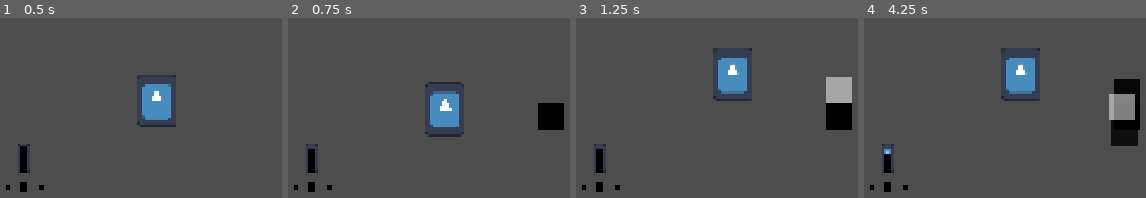
Above: before the commit, frames 1-4 (left to right).
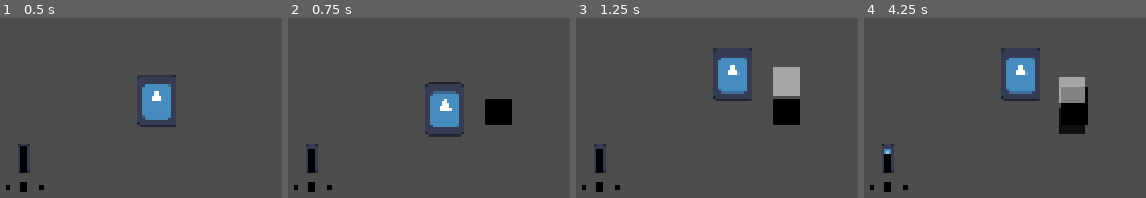
Above: after the commit, the same moments.

Repository: YhagoTomasini/Exlabers_Felpojam_026
Game: Godot game, scene res://Cenas/sala_de_testes.tscn
Same seed, same stepped clock (60 frames per second), same inputs: the game is played once before the commit and once after it. Before the commit the project has no main scene; this scene is started directly in both runs. The engine's default icon, where the game draws it, is replaced by a stand-in: a white triangle on a blue panel in a dark square.
Inputs (mouse positions are in pixels of both pictures, inside the frame that each line leads up to):
- Up to frame 1 (0.5 s): no input
- Up to frame 2 (0.75 s): move the mouse to (outside the picture) at 0.52 s; hold E (UI_move_right) from 0.53 s (still down); hold Right mouse button (clickRight) from 0.53 s (still down); click (outside the picture) at 0.6 s
- Up to frame 3 (1.25 s): keep holding E (UI_move_right); keep holding Right mouse button (clickRight); tap Up (ui_up) at 0.77 s
- Up to frame 4 (4.25 s): move the mouse to (1100, 178) at 1.27 s; release Right mouse button (clickRight) at 1.28 s; right-click (1100, 178) at 1.35 s; tap Up (ui_up) at 1.52, 3.02, 3.77 s; click (1100, 178) at 1.55 s; tap Enter at 2 s; move the mouse to (outside the picture) at 2.02 s; release E (UI_move_right) at 2.03 s; hold Q (UI_move_left) 2.03-2.78 s; hold Right mouse button (clickRight) 2.03-2.78 s; click (outside the picture) at 2.1 s; tap Space at 2.75 s; move the mouse to (outside the picture) at 2.77 s; hold E (UI_move_right) from 2.78 s (still down); right-click (outside the picture) at 2.85 s; click (outside the picture) at 3.05 s; move the mouse to (outside the picture) at 3.52 s; hold Right mouse button (clickRight) from 3.53 s (still down); click (outside the picture) at 3.6 s

Frame 1 is identical in both runs. In frame 2, 2.8% of the frame differs, in the area x 69-98%, y 45-63%; in frame 3, 5.6%; in frame 4, 6.9%, in the area x 69-98%, y 32-72%.

Commit message:
adaptação controle

Diff:
--- a/felpojams-dos-exlabers/Codigos/carimbo.gd
+++ b/felpojams-dos-exlabers/Codigos/carimbo.gd
@@ -16,25 +16,26 @@
 #marca hipotetica
 @onready var marcaHipoteticaCena = preload("res://Prefabs/marcaHipotetica.tscn")
 var marcaHipotetica
-var rangeMH = 256
+@export var rangeMH : int = 128
 
 func _ready() -> void:
 	pass
 
 func _process(delta: float) -> void:
-	#Vou mudar esse código:
-	#Enquanto estiver segurando o "clickRight"
-	#intantiate "marcaHipotetica" a X pixels do player na direção da posição local do mouse
-	#Se apertar "clickLeft" instancia a "marca" na posição em que estava a "marcaHipotetica"
-	#something like:
-
 	if Input.is_action_pressed("clickRight"):
 		if marcaHipotetica == null:
 			marcaHipotetica = marcaHipoteticaCena.instantiate()
 			add_child(marcaHipotetica)
 
-		var direção = (get_local_mouse_position() - player.position).normalized()
-		marcaHipotetica.position = player.position + direção * rangeMH
+		var joyStick_direcao = Input.get_vector("JoyStick_esquerda", "JoyStick_Direita", "JoyStick_Cima", "JoyStick_Baixo")
+		var direcao = Vector2.ZERO
+
+		if joyStick_direcao.length() > 0.2:
+			direcao = joyStick_direcao.normalized()
+		else:
+			direcao = (get_local_mouse_position() - player.position).normalized()
+
+		marcaHipotetica.position = player.position + direcao * rangeMH
 
 	else:
 		if marcaHipotetica != null:
@@ -46,7 +47,7 @@
 		if uiTntas != null:
 			uiTntas.atualizar_barra()
 
-		#instaancia a marca dependendo da com atual, uma global que é alterada pelo codigo ui_tintas
+		#instancia a marca dependendo da com atual, uma global que é alterada pelo codigo ui_tintas
 		var marcaInstanciada
 
 		if Globals.corAtual == 0:
--- a/felpojams-dos-exlabers/project.godot
+++ b/felpojams-dos-exlabers/project.godot
@@ -11,6 +11,7 @@
 [application]
 
 config/name="Felpojams_dos_Exlabers"
+run/main_scene="uid://cyjl8yk6bbiou"
 config/features=PackedStringArray("4.5", "GL Compatibility")
 config/icon="res://icon.svg"
 
@@ -51,14 +52,15 @@
 "deadzone": 0.5,
 "events": [Object(InputEventKey,"resource_local_to_scene":false,"resource_name":"","device":0,"window_id":0,"alt_presse …(194 unchanged characters)…
 , Object(InputEventJoypadButton,"resource_local_to_scene":false,"resource_name":"","device":0,"button_index":11,"pressure":0.0,"pressed":false,"script":null)
-, Object(InputEventJoypadMotion,"resource_local_to_scene":false,"resource_name":"","device":0,"axis":1,"axis_value":-1.0,"script":null)
 , Object(InputEventKey,"resource_local_to_scene":false,"resource_name":"","device":-1,"window_id":0,"alt_pressed":false …(183 unchanged characters)…
 , Object(InputEventKey,"resource_local_to_scene":false,"resource_name":"","device":-1,"window_id":0,"alt_pressed":false …(182 unchanged characters)…
+, Object(InputEventJoypadButton,"resource_local_to_scene":false,"resource_name":"","device":-1,"button_index":0,"pressure":0.0,"pressed":false,"script":null)
 ]
 }
 clickLeft={
 "deadzone": 0.2,
 "events": [Object(InputEventMouseButton,"resource_local_to_scene":false,"resource_name":"","device":-1,"window_id":0,"a …(253 unchanged characters)…
+, Object(InputEventJoypadMotion,"resource_local_to_scene":false,"resource_name":"","device":-1,"axis":4,"axis_value":1.0,"script":null)
 ]
 }
 UI_move_right={
@@ -76,6 +78,27 @@
 clickRight={
 "deadzone": 0.2,
 "events": [Object(InputEventMouseButton,"resource_local_to_scene":false,"resource_name":"","device":-1,"window_id":0,"a …(253 unchanged characters)…
+, Object(InputEventJoypadMotion,"resource_local_to_scene":false,"resource_name":"","device":-1,"axis":5,"axis_value":1.0,"script":null)
+]
+}
+JoyStick_esquerda={
+"deadzone": 0.2,
+"events": [Object(InputEventJoypadMotion,"resource_local_to_scene":false,"resource_name":"","device":-1,"axis":2,"axis_value":-1.0,"script":null)
+]
+}
+JoyStick_Direita={
+"deadzone": 0.2,
+"events": [Object(InputEventJoypadMotion,"resource_local_to_scene":false,"resource_name":"","device":-1,"axis":2,"axis_value":1.0,"script":null)
+]
+}
+JoyStick_Cima={
+"deadzone": 0.2,
+"events": [Object(InputEventJoypadMotion,"resource_local_to_scene":false,"resource_name":"","device":-1,"axis":3,"axis_value":-1.0,"script":null)
+]
+}
+JoyStick_Baixo={
+"deadzone": 0.2,
+"events": [Object(InputEventJoypadMotion,"resource_local_to_scene":false,"resource_name":"","device":-1,"axis":3,"axis_value":1.0,"script":null)
 ]
 }
 
